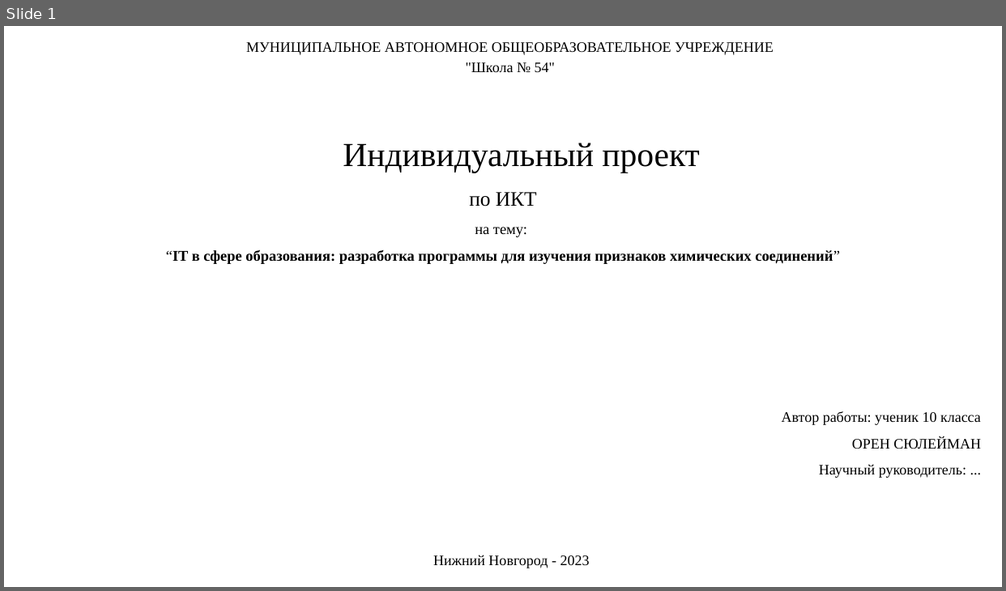
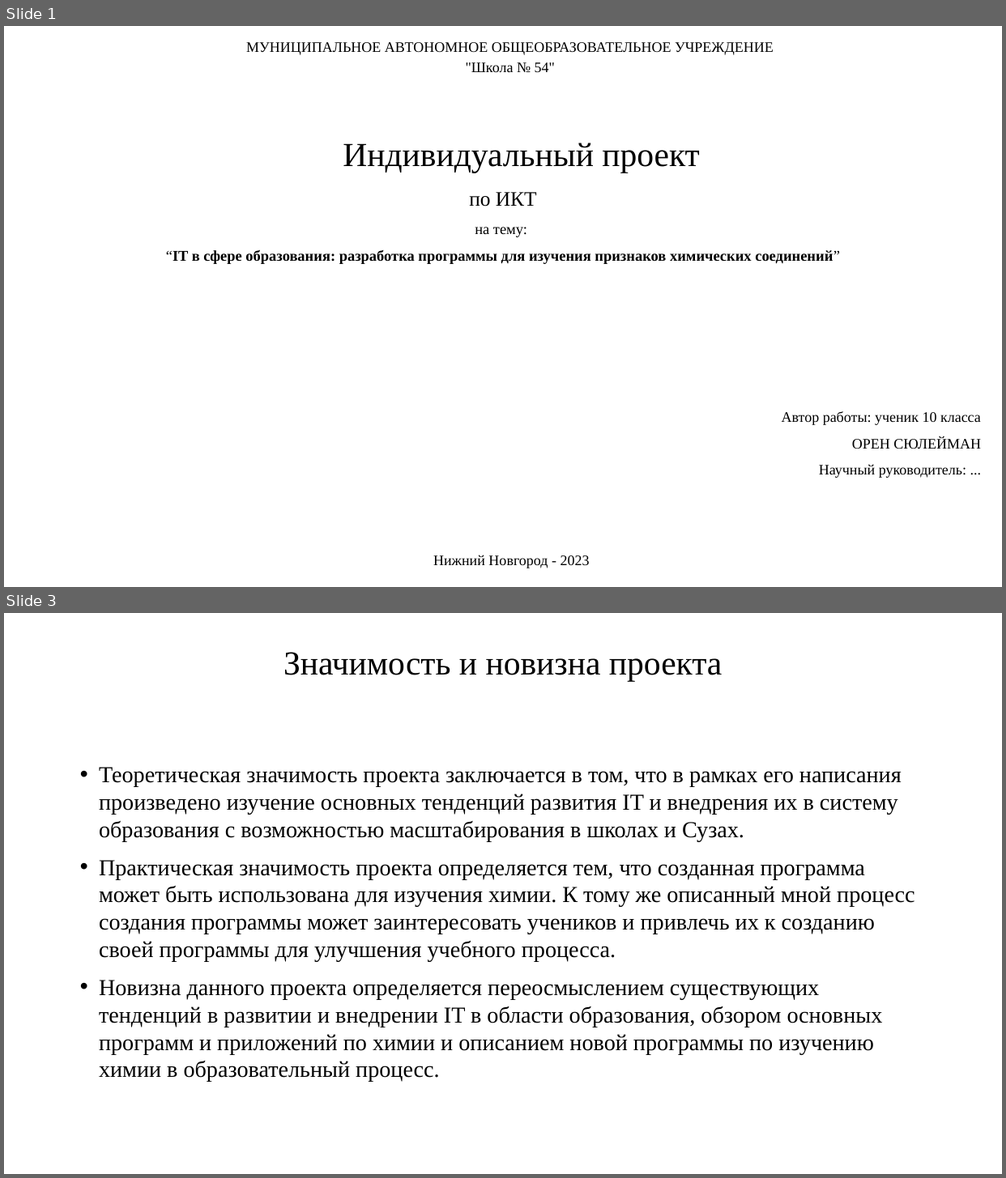
Before and after one commit to Sulik002/Study-docs, a slide deck: books/Презентация для индивидуального проекта по ИКТ. Орен Сюлейман.pptx. Shown one above the other, each under a label of ours: slide 1 before the commit, slides 1 and 3 after it; the slides between them are not shown. The pictures are 1006x591 and 1006x1178 pixels, drawn with LibreOffice and Linux fonts; fonts in the diff are those of the drawing. Boxes give left, top, right and bottom in pixels: in the first picture for what was removed or moved away, otherwise in the second. Text is boxed around its words. In the diff, an @@ line names an element or a change of style, - is before the commit and + after.

```diff
--- a/books/Презентация для индивидуального проекта по ИКТ. Орен Сюлейман.pptx
+++ b/books/Презентация для индивидуального проекта по ИКТ. Орен Сюлейман.pptx
@@ slide 3 added at (x1=4, y1=613, x2=1002, y2=1174), background #FFFFFF @@
@@ title added at (x1=283, y1=652, x2=722, y2=681), 32.4 pt, text #000000 @@
+Значимость и новизна проекта
@@ text added at (x1=99, y1=767, x2=914, y2=1082), 22 pt, text #000000 @@
+• Теоретическая значимость проекта заключается в том, что в рамках его написания произведено изучение основных тенденций развития IT и внедрения их в систему образования с возможностью масштабирования в школах и Сузах.
+• Практическая значимость проекта определяется тем, что созданная программа может быть использована для изучения химии. К тому же описанный мной процесс создания программы может заинтересовать учеников и привлечь их к созданию своей программы для улучшения учебного процесса.
+• Новизна данного проекта определяется переосмыслением существующих тенденций в развитии и внедрении IT в области образования, обзором основных программ и приложений по химии и описанием новой программы по изучению химии в образовательный процесс.
```
Also in this commit, not shown: 5 slides changed, 9 other slides added, 2 slides removed, 40 other files.
